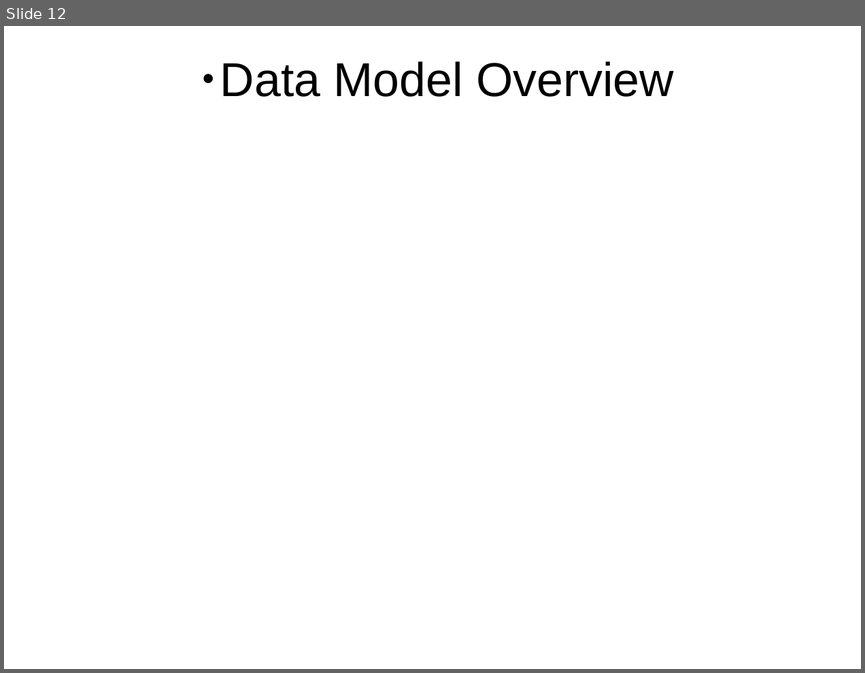
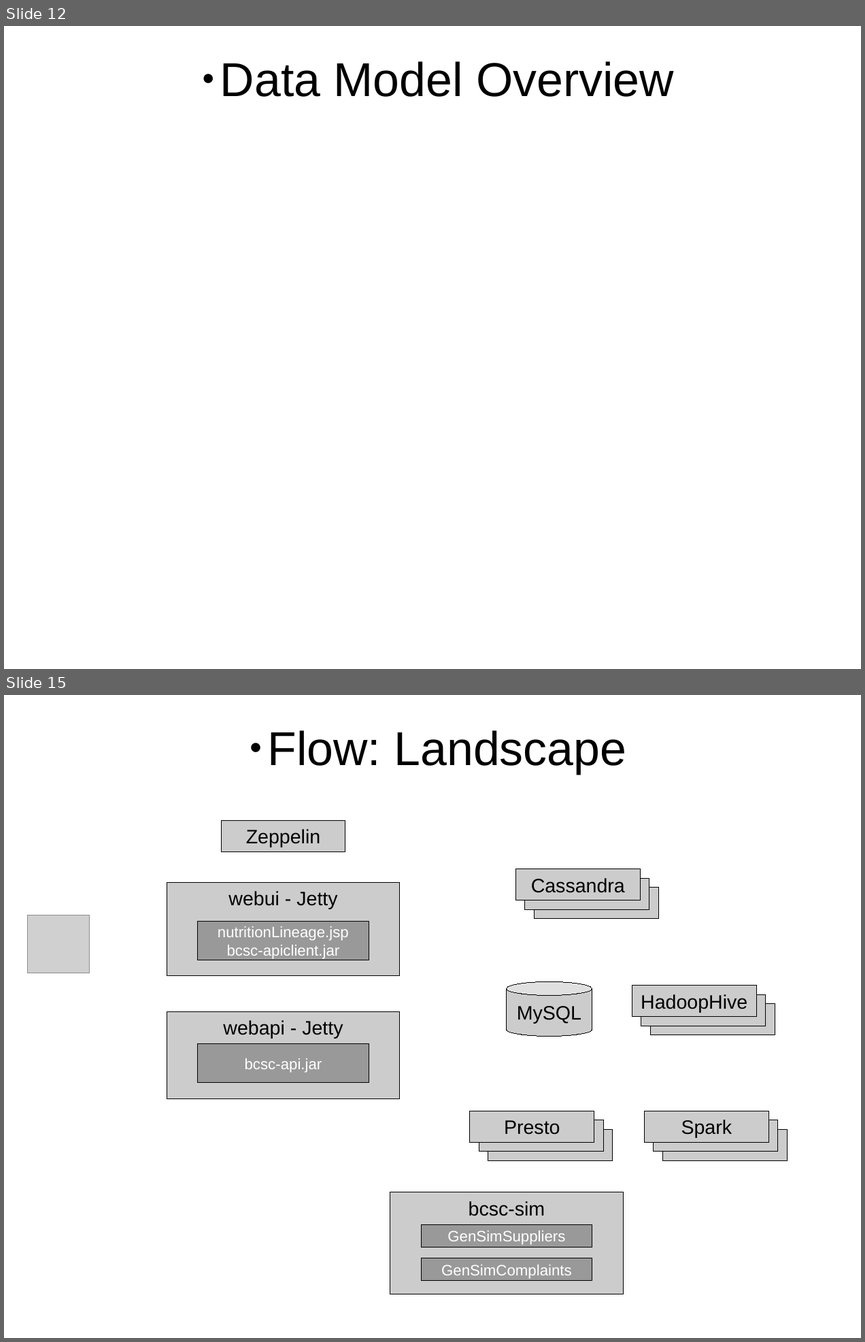
Before and after one commit to petezybrick/blockchain-supplychain, a slide deck: src/site/markdown/bcsc-v2.odp. Shown one above the other, each under a label of ours: slide 12 before the commit, slides 12 and 15 after it; the slides between them are not shown. The pictures are 865x673 and 865x1342 pixels, drawn with LibreOffice and Linux fonts; fonts in the diff are those of the drawing; grey boxes stand for pictures. Boxes give left, top, right and bottom in pixels: in the first picture for what was removed or moved away, otherwise in the second. Text is boxed around its words. In the diff, an @@ line names an element or a change of style, - is before the commit and + after.

```diff
--- a/src/site/markdown/bcsc-v2.odp
+++ b/src/site/markdown/bcsc-v2.odp
@@ slide 15 added at [4,695,861,1338], background #FFFFFF @@
@@ text added at [268,730,627,775], 44 pt, text #000000 @@
+● Flow: Landscape
@@ rectangle added at [221,820,345,851], fill #CCCCCC, outline #000000 0 pt, 18 pt, text #000000 @@
+Zeppelin
@@ rectangle added at [515,869,640,900], fill #CCCCCC, outline #000000 0 pt, 18 pt, text #000000 @@
+Cassandra
@@ rectangle added at [167,883,400,976], fill #CCCCCC, outline #000000 0 pt, 18 pt, text #000000 @@
+webui - Jetty
@@ rectangle added at [525,879,649,910], fill #CCCCCC, outline #000000 0 pt @@
@@ rectangle added at [534,888,659,919], fill #CCCCCC, outline #000000 0 pt @@
@@ picture added at [27,915,90,972] @@
@@ rectangle added at [198,921,368,960], fill #999999, outline #000000 0 pt, 14 pt, text #FFFFFF @@
+nutritionLineage.jsp
+bcsc-apiclient.jar
@@ cylinder added at [507,982,592,1036], fill #CCCCCC, outline #000000 0 pt, 18 pt, text #000000 @@
+MySQL
@@ rectangle added at [632,986,757,1017], fill #CCCCCC, outline #000000 0 pt, 18 pt, text #000000 @@
+HadoopHive
@@ rectangle added at [642,994,766,1025], fill #CCCCCC, outline #000000 0 pt @@
@@ rectangle added at [167,1011,400,1098], fill #CCCCCC, outline #000000 0 pt, 18 pt, text #000000 @@
+webapi - Jetty
@@ rectangle added at [651,1004,775,1035], fill #CCCCCC, outline #000000 0 pt @@
@@ rectangle added at [198,1044,368,1083], fill #999999, outline #000000 0 pt, 14 pt, text #FFFFFF @@
+bcsc-api.jar
@@ rectangle added at [470,1111,594,1142], fill #CCCCCC, outline #000000 0 pt, 18 pt, text #000000 @@
+Presto
@@ rectangle added at [479,1120,604,1151], fill #CCCCCC, outline #000000 0 pt @@
@@ rectangle added at [645,1111,769,1142], fill #CCCCCC, outline #000000 0 pt, 18 pt, text #000000 @@
+Spark
@@ rectangle added at [654,1120,779,1151], fill #CCCCCC, outline #000000 0 pt @@
@@ rectangle added at [488,1130,613,1161], fill #CCCCCC, outline #000000 0 pt @@
@@ rectangle added at [662,1130,787,1161], fill #CCCCCC, outline #000000 0 pt @@
@@ rectangle added at [390,1192,623,1293], fill #CCCCCC, outline #000000 0 pt, 18 pt, text #000000 @@
+bcsc-sim
@@ rectangle added at [422,1225,593,1247], fill #999999, outline #000000 0 pt, 14 pt, text #FFFFFF @@
+GenSimSuppliers
@@ rectangle added at [422,1258,593,1280], fill #999999, outline #000000 0 pt, 14 pt, text #FFFFFF @@
+GenSimComplaints
```
Also in this commit, not shown: 11 slides changed, 19 other slides added, 1 slide removed, 1 other file.
